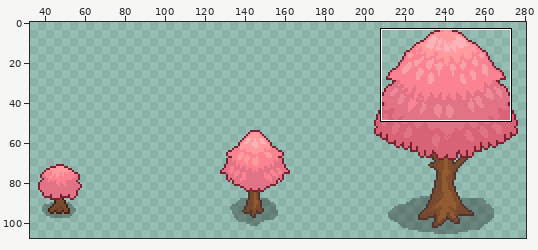
Two states of a sprite sheet, img/farms/crops/PD_SakuraTree.png. The first picture is a wide view before the edit; the outline marks the close-up.
Close-up. Earlier state:
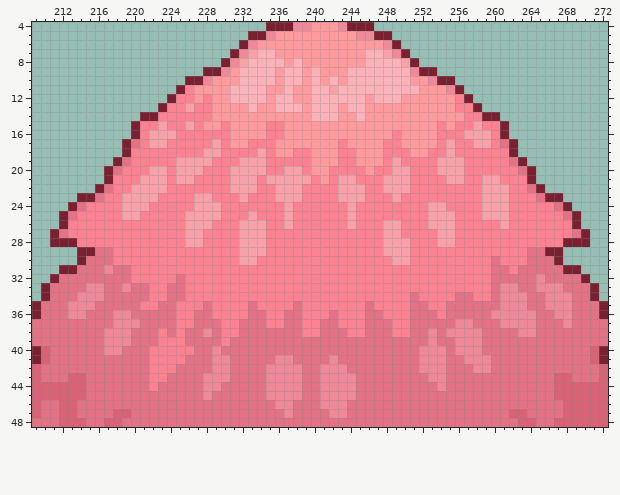
The file is 288x108 pixels. Shown: x 209..272, y 4..48. The wide view leaves out empty margins. The commit also changed other parts of the picture, which this record leaves out.
After:
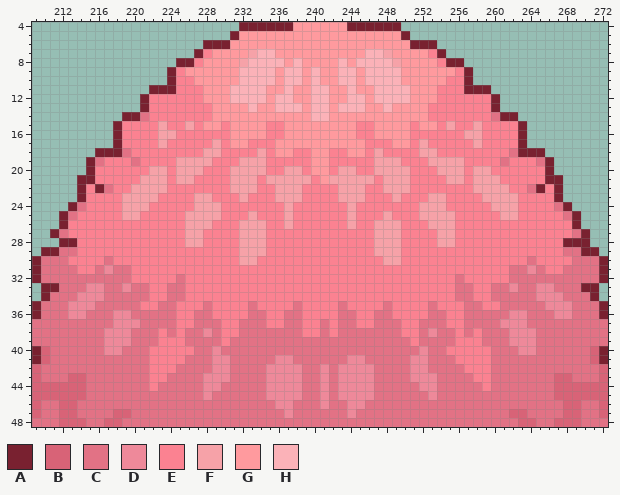
Palette (. is transparent): A #792130  B #d86377  C #e27285  D #ee899a  E #fb8291  F #f6a2a8  G #ff9a9e  H #fbb2b8
Change:
Changed rows in their new state; - is an unchanged pixel.
first column x 209:
 4 -----------------------AAA---GG---G---AAA-----------------------
 5 ----------------------AGGGG---------GGGGGA----------------------
 6 -------------------AAAGGG--------------GGGAAA-------------------
 7 ------------------AEGGGG----------------GGGGEA------------------
 8 ----------------AAEGGGG-----------H-H---FGGGGEAA----------------
 9 ---------------AEGGGGG------------H-G----GGGGGGEA---------------
10 ---------------AEEGG-------------GH-G----G--GGEEA---------------
11 -------------AAAE-E--------------GG-GG----G--EEEAAA-------------
12 ------------AEEE--EG-------------GG------H---EE-EEEA------------
13 ------------AEE--E---------------GH----H----EEE--EEA------------
14 ----------AACE-------------------G--G-------EEEE--ECAA----------
15 ---------AEE------------------------EE----E---F-----EEA---------
16 ---------AEE-E----------------------EE--G-EEE-----E-EEA---------
17 ---------AEE-E--------------------G--EE-G-EFE-E---E-EEA---------
18 -------AAAC----------------------E-G-EF---EFF-E------CAAA-------
19 ------ACEEEC---------------------E--EEFF----F-------CEEECA------
20 ------AEEE------------------------FF-EFF---------FF---EEEA------
21 -----AAEE------------------------F--FF-----------F-----EEAA-----
22 -----AE------------------------------------------F-------EA-----
23 ------EE------------------------------------FF-------F--EE------
24 -------------------------------------------F------E--F----------
25 ---------------------------------------F---F------EE-F----------
26 --------------------------------------F-------------E-----------
27 --------------------------------------F-------------------------
28 --.-----------------------------------F--E----------------------
29 -AACCEEEE-----------------------------F--E-------------EEEECCAA-
30 ACCCEEEE-------------------------------F-E---------E----EEEECCCA
31 ACCCCEE--------------------------------------------EEC-D-EECCCCA
32 ACC--------------------------------------------C---EE---C----CCA
33 --A--------------------------------------------CC---C-----C--A--
34 ------------------------------------------E---------CCC-D--C----
35 ----------------------------------C--E-C--EEC-EE--EECCC---------
36 ---------------------------------ECC-E-C--EE-CEE---CC--C--------
37 ---------------------------------ECC-E--C-E---EEC------C---C----
38 ---------------------------------E-CC---C-E---CECE---D----------
39 ------------------------------------------E-C--EEE---DDD--------
40 --------------------------------------------CCEEEEE---DD--------
41 ---------------------------------C-DD-----D-CC-EEEE-------------
42 ---------------------------------C-DDD----D-CC--EEE-------------
43 ---------------------------------C--DD----DD-C---EE-------------
44 ---------------------------------C--DD-----DDC----E-------------
45 ---------------------------------C--DD------D-------------------
46 ---------------------------------CCDD------------------------CC-
47 ---------------------------------CCD-------------------------CC-
48 -------------------------------------------------------------CCC
Where, in picture pixels (left, top, right, bottom), the same in both close-ups:
changed: (32, 22, 608, 427)
